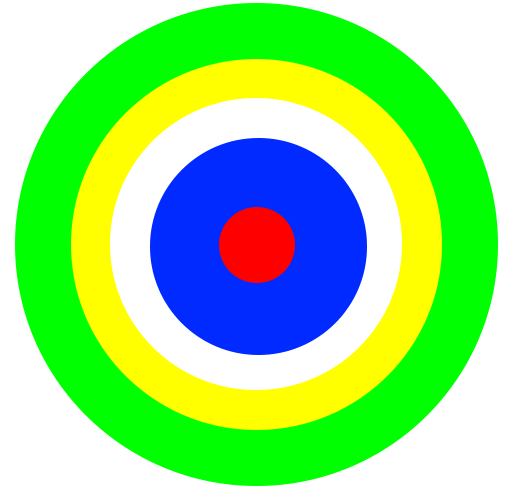
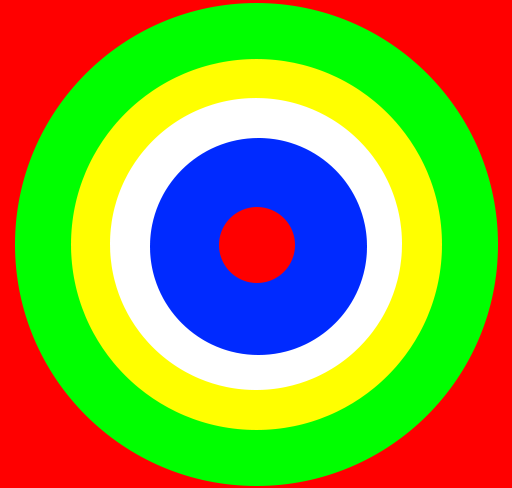
Layer changes from the first 512×488 image to the second:
added layer "Rectangle 1" over bbox(0, 0, 512, 488)
